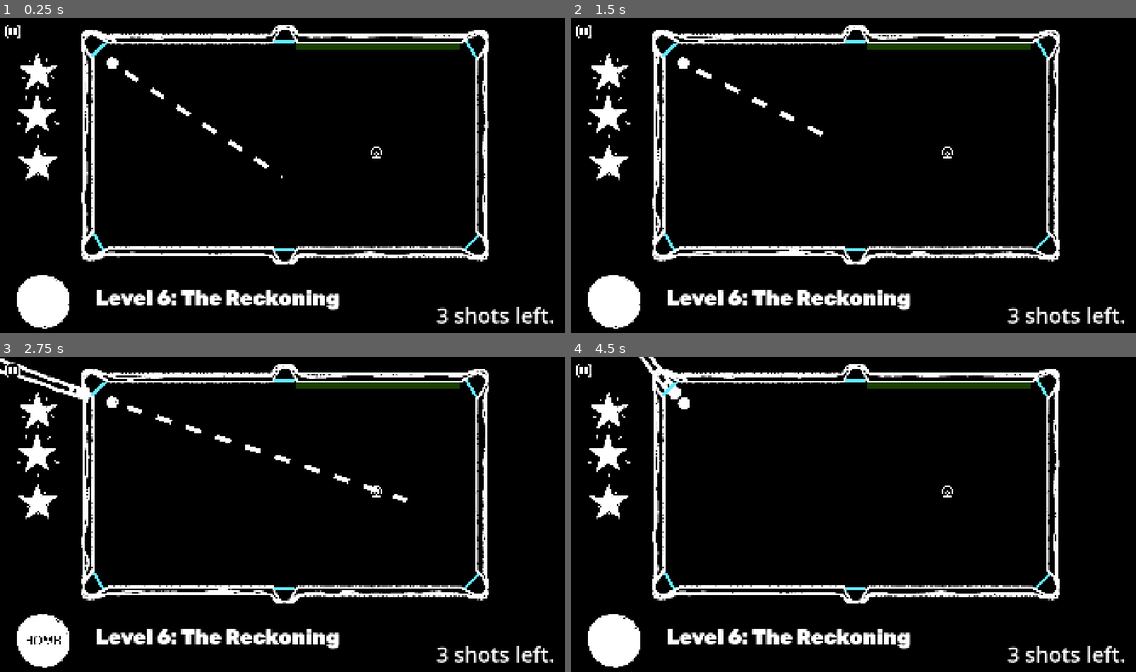
Above: before the commit, frames 1-4 (two rows, left to right).
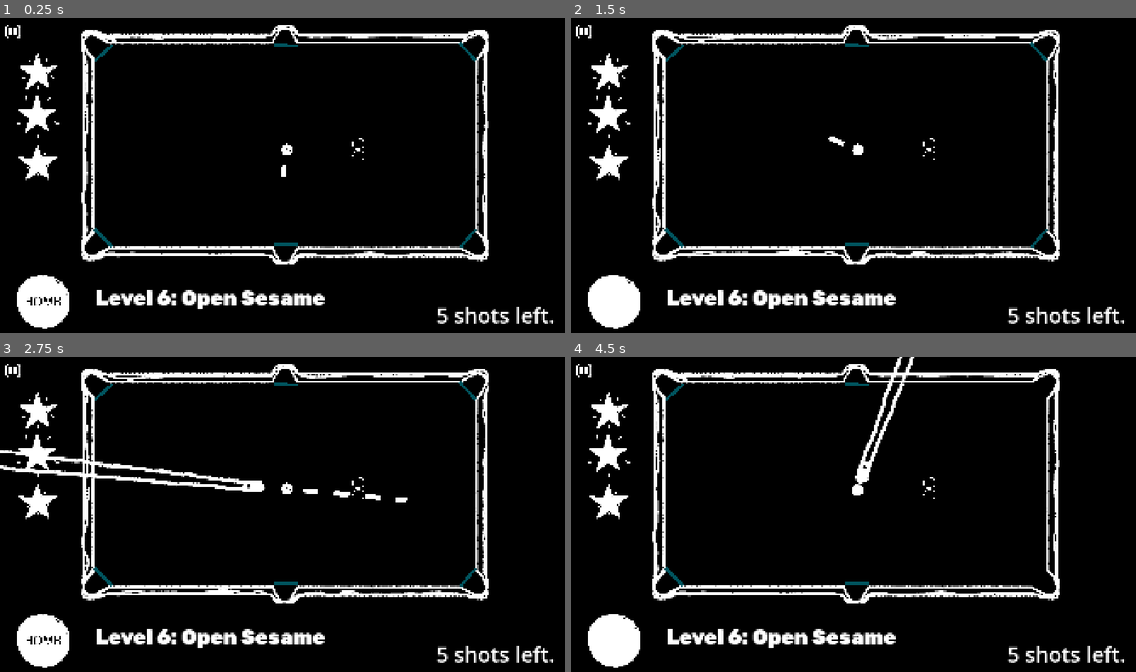
Above: after the commit, the same moments.

Repository: Muirotidua/IMGD1001-Project
Game: Godot game, scene res://scenes/levels/level6.tscn
The game is run twice, just before and just after one commit, with the same random seed, the same clock (stepped at 60 frames per second) and the same inputs. This scene is started directly instead of the project's main scene.
Inputs (mouse positions are in pixels of both pictures, inside the frame that each line leads up to):
- Up to frame 1 (0.25 s): no input
- Up to frame 2 (1.5 s): click (610, 298) at 0.5 s; click (825, 137) at 1.25 s
- Up to frame 3 (2.75 s): move the mouse to (406, 498) at 2.02 s; hold E (switch_type_right) from 2.03 s (still down); hold Space (ball_hit) from 2.03 s (still down)
- Up to frame 4 (4.5 s): move the mouse to (740, 530) at 2.77 s; release E (switch_type_right) at 2.78 s; release Space (ball_hit) at 2.78 s; hold Q (switch_type_left) 2.78-3.53 s; tap I (print_info) at 2.85 s; move the mouse to (910, 445) at 3.52 s; hold E (switch_type_right) from 3.53 s (still down); tap Backspace (rewind_shot) at 3.6 s; move the mouse to (825, 580) at 4.27 s; tap Space (ball_hit) at 4.35 s

The runs differ from the first frame. In frame 1, 2.4% of the frame differs, in the area x 3-85%, y 6-99%; in frame 2, 2.3%; in frame 3, 4.1%, in the area x 0-85%, y 0-97%; in frame 4, 2.8%.

Commit message:
level 6 !
-Level 6

Diff:
--- a/scenes/levels/level6.tscn
+++ b/scenes/levels/level6.tscn
@@ -14,8 +14,7 @@
 [ext_resource type="FontFile" uid="uid://cygmi5hueknl4" path="res://Fonts/rubik/Rubik-Black.ttf" id="12_y661n"]
 [ext_resource type="PackedScene" uid="uid://ddqqcgxtevmw2" path="res://scenes/level-components/boundary_table.tscn" id="13_ie8wy"]
 [ext_resource type="PackedScene" uid="uid://c3ypj135jxvjd" path="res://scenes/balls/cue_ball.tscn" id="14_h4dr5"]
-[ext_resource type="PackedScene" uid="uid://ci5cown6qsyjp" path="res://scenes/balls/eight_ball.tscn" id="15_cmwrw"]
-[ext_resource type="PackedScene" uid="uid://ccsleuuk05i5x" path="res://scenes/obstacles/boundaryunlock.tscn" id="16_hseji"]
+[ext_resource type="PackedScene" uid="uid://g7p2rh8svuj8" path="res://scenes/balls/pool_ball.tscn" id="17_hseji"]
 [ext_resource type="PackedScene" uid="uid://dvfyb1ha6dsvv" path="res://scenes/obstacles/boundary_obstacle.tscn" id="17_km634"]
 
 [sub_resource type="StyleBoxEmpty" id="StyleBoxEmpty_0ra3k"]
@@ -45,6 +44,8 @@
 [node name="Level6" type="Node2D"]
 process_mode = 3
 script = ExtResource("1_3mgnq")
+shot_limit = 5
+two_star_limit = 3
 level_id = 6
 
 [node name="Menus" type="Node" parent="."]
@@ -128,7 +129,7 @@
 offset_bottom = 994.0
 theme_override_fonts/font = ExtResource("12_y661n")
 theme_override_font_sizes/font_size = 70
-text = "Level 6: The Reckoning"
+text = "Level 6: Open Sesame"
 
 [node name="Other" type="Node" parent="."]
 
@@ -138,38 +139,41 @@
 metadata/_edit_lock_ = true
 
 [node name="CueBall" parent="." instance=ExtResource("14_h4dr5")]
-position = Vector2(381, 154)
-
-[node name="Ball" parent="." instance=ExtResource("15_cmwrw")]
-position = Vector2(1279, 458)
-
-[node name="BoundaryUnlock" parent="." instance=ExtResource("16_hseji")]
-position = Vector2(1286, 89)
+position = Vector2(976, 448)
+ball_type = 1
 
 [node name="BoundaryObstacle" parent="." instance=ExtResource("17_km634")]
-position = Vector2(1602, 107)
-rotation = -5.2458324
+position = Vector2(1591, 117.00006)
+rotation = -2.3051717
 
 [node name="BoundaryObstacle2" parent="." instance=ExtResource("17_km634")]
-position = Vector2(335, 761)
-rotation = -5.2458324
+position = Vector2(1589, 751.0001)
+rotation = -0.86753047
 
 [node name="BoundaryObstacle3" parent="." instance=ExtResource("17_km634")]
-position = Vector2(1603, 762)
-rotation = -0.7613551
+position = Vector2(350.0001, 745.00006)
+rotation = -5.497146
+active = false
 
 [node name="BoundaryObstacle4" parent="." instance=ExtResource("17_km634")]
-position = Vector2(336, 107)
-rotation = -0.7613551
+position = Vector2(354, 116.99999)
+rotation = 2.4083378
+active = false
 
 [node name="BoundaryObstacle5" parent="." instance=ExtResource("17_km634")]
-position = Vector2(968, 80)
+position = Vector2(972, 94.00001)
+rotation = -3.12821
+active = false
 
 [node name="BoundaryObstacle6" parent="." instance=ExtResource("17_km634")]
-position = Vector2(968, 786)
+position = Vector2(968, 770)
+active = false
+
+[node name="PoolBall" parent="." instance=ExtResource("17_hseji")]
+position = Vector2(1218, 470)
+
+[node name="PoolBall2" parent="." instance=ExtResource("17_hseji")]
+position = Vector2(1217, 427)
 
 [connection signal="pressed" from="Buttons/PausedButton" to="." method="_on_paused_button_pressed"]
 [connection signal="pressed" from="Buttons/SwapBallButton" to="." method="_on_swap_ball_button_pressed"]
-[connection signal="body_entered" from="BoundaryUnlock/Area2D" to="." method="_on_area_2d_body_entered"]
-
-[editable path="BoundaryUnlock"]
--- /dev/null
+++ b/scenes/obstacles/boundary_obstacle.gd
@@ -0,0 +1,14 @@
+class_name Door extends StaticBody2D
+
+@onready var anim = $AnimationPlayer
+@export var active = true
+var bol = true
+func _physics_process(delta: float) -> void:
+	if (active && bol):
+		bol = false
+		await get_tree().create_timer(3.0).timeout
+		anim.play("boundary_unlocked")
+		await get_tree().create_timer(3.0).timeout
+		anim.play_backwards()
+		await get_tree().create_timer(.50).timeout
+		bol = true
--- a/scenes/obstacles/boundary_obstacle.tscn
+++ b/scenes/obstacles/boundary_obstacle.tscn
@@ -1,7 +1,9 @@
-[gd_scene load_steps=5 format=3 uid="uid://dvfyb1ha6dsvv"]
+[gd_scene load_steps=6 format=3 uid="uid://dvfyb1ha6dsvv"]
+
+[ext_resource type="Script" uid="uid://cdkfnsjjji6ve" path="res://scenes/obstacles/boundary_obstacle.gd" id="1_3amev"]
 
 [sub_resource type="RectangleShape2D" id="RectangleShape2D_wtmcu"]
-size = Vector2(69, 10)
+size = Vector2(89, 70)
 
 [sub_resource type="Animation" id="Animation_3amev"]
 length = 0.001
@@ -15,7 +17,7 @@
 "times": PackedFloat32Array(0),
 "transitions": PackedFloat32Array(1),
 "update": 0,
-"values": [Vector2(68, 10)]
+"values": [Vector2(82, 10)]
 }
 tracks/1/type = "value"
 tracks/1/imported = false
@@ -27,7 +29,31 @@
 "times": PackedFloat32Array(0),
 "transitions": PackedFloat32Array(1),
 "update": 0,
-"values": [Vector2(69, 10)]
+"values": [Vector2(89, 70)]
+}
+tracks/2/type = "value"
+tracks/2/imported = false
+tracks/2/enabled = true
+tracks/2/path = NodePath(".:position")
+tracks/2/interp = 1
+tracks/2/loop_wrap = true
+tracks/2/keys = {
+"times": PackedFloat32Array(0),
+"transitions": PackedFloat32Array(1),
+"update": 0,
+"values": [Vector2(1, 17)]
+}
+tracks/3/type = "value"
+tracks/3/imported = false
+tracks/3/enabled = true
+tracks/3/path = NodePath("../ColorRect:color")
+tracks/3/interp = 1
+tracks/3/loop_wrap = true
+tracks/3/keys = {
+"times": PackedFloat32Array(0),
+"transitions": PackedFloat32Array(1),
+"update": 0,
+"values": [Color(2.4065375e-07, 0.3288112, 0.36773488, 1)]
 }
 
 [sub_resource type="Animation" id="Animation_wtmcu"]
@@ -43,7 +69,7 @@
 "times": PackedFloat32Array(0, 0.5),
 "transitions": PackedFloat32Array(1, 1),
 "update": 0,
-"values": [Vector2(68, 10), Vector2(0, 10)]
+"values": [Vector2(85, 10), Vector2(0, 10)]
 }
 tracks/1/type = "value"
 tracks/1/imported = false
@@ -55,7 +81,31 @@
 "times": PackedFloat32Array(0, 0.5),
 "transitions": PackedFloat32Array(1, 1),
 "update": 0,
-"values": [Vector2(69, 10), Vector2(0, 10)]
+"values": [Vector2(89, 70), Vector2(0, 70)]
+}
+tracks/2/type = "value"
+tracks/2/imported = false
+tracks/2/enabled = true
+tracks/2/path = NodePath(".:position")
+tracks/2/interp = 1
+tracks/2/loop_wrap = true
+tracks/2/keys = {
+"times": PackedFloat32Array(0, 0.5),
+"transitions": PackedFloat32Array(1, 1),
+"update": 0,
+"values": [Vector2(1, 17), Vector2(-42.5, 17)]
+}
+tracks/3/type = "value"
+tracks/3/imported = false
+tracks/3/enabled = true
+tracks/3/path = NodePath("../ColorRect:color")
+tracks/3/interp = 1
+tracks/3/loop_wrap = true
+tracks/3/keys = {
+"times": PackedFloat32Array(0, 0.0059496663, 0.1),
+"transitions": PackedFloat32Array(1, 1, 1),
+"update": 0,
+"values": [Color(2.4065375e-07, 0.3288112, 0.36773488, 1), Color(0, 0.92156863, 1, 1), Color(0, 0.92156863, 1, 1)]
 }
 
 [sub_resource type="AnimationLibrary" id="AnimationLibrary_3amev"]
@@ -65,8 +115,10 @@
 }
 
 [node name="BoundaryObstacle" type="StaticBody2D"]
+script = ExtResource("1_3amev")
 
 [node name="CollisionShape2D" type="CollisionShape2D" parent="."]
+position = Vector2(1, 17)
 shape = SubResource("RectangleShape2D_wtmcu")
 
 [node name="AnimationPlayer" type="AnimationPlayer" parent="."]
@@ -81,10 +133,10 @@
 anchor_top = 0.5
 anchor_right = 0.5
 anchor_bottom = 0.5
-offset_left = -34.5
+offset_left = -39.0
 offset_top = -5.0
-offset_right = 33.5
+offset_right = 43.0
 offset_bottom = 5.0
 grow_horizontal = 2
 grow_vertical = 2
-color = Color(0.38902596, 0.92091215, 1, 1)
+color = Color(2.4065375e-07, 0.3288112, 0.36773488, 1)
--- a/scripts/levels/level_6.gd
+++ b/scripts/levels/level_6.gd
@@ -1,19 +1,18 @@
 extends Level_template
 
-@onready var boundary = $BoundaryObstacle
-@onready var unlock = $BoundaryUnlock
-@onready var bound_colorrect = $BoundaryObstacle/ColorRect
-@onready var unlock_colorrect = $BoundaryUnlock/ColorRect
-@onready var anim_unlock = $BoundaryUnlock/AnimationPlayer
-@onready var anim_bound = $BoundaryObstacle/AnimationPlayer
-@onready var unlock_size = $BoundaryUnlock/CollisionShape2D.shape.size.x
-@onready var bound_size = $BoundaryObstacle/CollisionShape2D.shape.size.y
+#@onready var boundaryTR: Door = $BoundaryObstacle
+#@onready var boundaryBR: Door = $BoundaryObstacle2
+#@onready var boundaryBL: Door = $BoundaryObstacle3
+#@onready var boundaryTL: Door = $BoundaryObstacle4
+#@onready var boundaryTM: Door = $BoundaryObstacle5
+#@onready var boundaryBM: Door = $BoundaryObstacle6
+#@onready var bound_colorrect = $BoundaryObstacle/ColorRect
+#@onready var anim_bound = $BoundaryObstacle/AnimationPlayer
+#
+#var boundaryArray: Array[Door] = [boundaryTR, boundaryBR, boundaryBL, boundaryTL, boundaryTM, boundaryBM]
+#
+#func _ready():
+	#super._ready()
 
-func _on_area_2d_body_entered(body: BaseBall) -> void:
-	unlock_colorrect.color = Color("1cc100de")
-	bound_colorrect.color = Color("00ebff")
-	anim_unlock.play("boundary_pressed")
-	anim_bound.play("boundary_unlocked")
-	await get_tree().create_timer(1.0).timeout
-	boundary.queue_free()
-	unlock.queue_free()
+
+#
Not shown: 1 places in scenes/levels/level6.tscn that only renumber resources
Not shown, added: scenes/obstacles/boundary_obstacle.gd.uid
